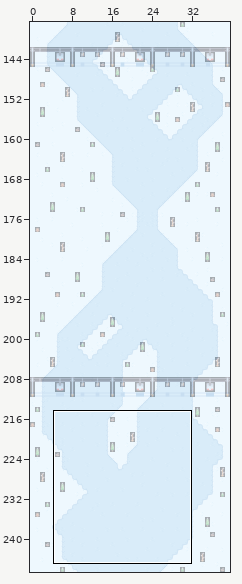
LDtk project -- ski.ldtk. The first picture is a wide view before the edit; the outline marks the close-up.
Close-up. Earlier state:
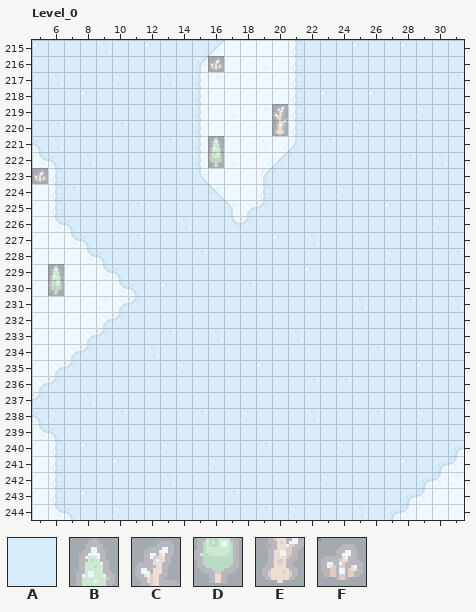
Cells are 16x16 px. Shown: Level_0 x 5..31, y 215..244. The commit also changed other parts of the map, which this record leaves out.
Key: from "SkiTiles": A 0, B 6, C 7, D 18, E 19, F 31.
_ is an empty cell.
Layers that did not change in this view are not listed.
Layer "Layer_1" before, first column x 5:
215 AAAAAAAAAAAAAAAAAAAAAAAAAAA
216 AAAAAAAAAAAFAAAAAAAAAAAAAAA
217 AAAAAAAAAAAAAAAAAAAAAAAAAAA
218 AAAAAAAAAAAAAAAAAAAAAAAAAAA
219 AAAAAAAAAAAAAAACAAAAAAAAAAA
220 AAAAAAAAAAAAAAAEAAAAAAAAAAA
221 AAAAAAAAAAABAAAAAAAAAAAAAAA
222 AAAAAAAAAAADAAAAAAAAAAAAAAA
223 FAAAAAAAAAAAAAAAAAAAAAAAAAA
224 AAAAAAAAAAAAAAAAAAAAAAAAAAA
225 AAAAAAAAAAAAAAAAAAAAAAAAAAA
226 AAAAAAAAAAAAAAAAAAAAAAAAAAA
227 AAAAAAAAAAAAAAAAAAAAAAAAAAA
228 AAAAAAAAAAAAAAAAAAAAAAAAAAA
229 ABAAAAAAAAAAAAAAAAAAAAAAAAA
230 ADAAAAAAAAAAAAAAAAAAAAAAAAA
231 AAAAAAAAAAAAAAAAAAAAAAAAAAA
232 AAAAAAAAAAAAAAAAAAAAAAAAAAA
233 AAAAAAAAAAAAAAAAAAAAAAAAAAA
234 AAAAAAAAAAAAAAAAAAAAAAAAAAA
235 AAAAAAAAAAAAAAAAAAAAAAAAAAA
236 AAAAAAAAAAAAAAAAAAAAAAAAAAA
237 AAAAAAAAAAAAAAAAAAAAAAAAAAA
238 AAAAAAAAAAAAAAAAAAAAAAAAAAA
239 AAAAAAAAAAAAAAAAAAAAAAAAAAA
240 AAAAAAAAAAAAAAAAAAAAAAAAAAA
241 AAAAAAAAAAAAAAAAAAAAAAAAAAA
242 AAAAAAAAAAAAAAAAAAAAAAAAAAA
243 AAAAAAAAAAAAAAAAAAAAAAAAAAA
244 AAAAAAAAAAAAAAAAAAAAAAAAAAA
New version:
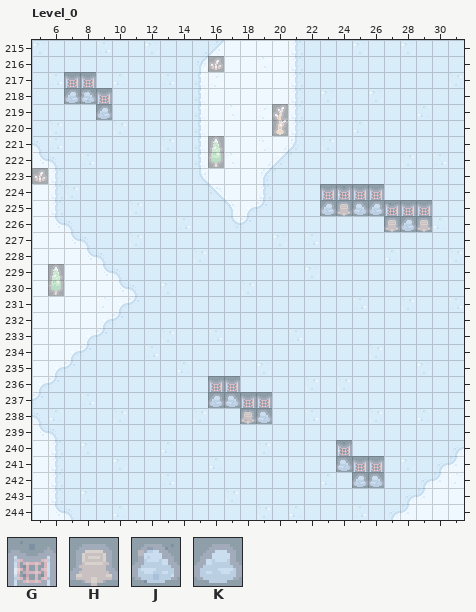
Further tiles: from "SkiTiles": G 10, H 47, J 81, K 81 flipped left-right.
See-through tiles are keyed as they look on the map.
Changes in this commit:
{"where": "layer \"Layer_1\""}
{"y":217,"x":7,"old":"AA","new":"GG"}
{"y":218,"x":7,"old":"AAA","new":"KJG"}
{"y":219,"x":9,"old":"A","new":"K"}
{"y":224,"x":23,"old":"AAAA","new":"GGGG"}
{"y":225,"x":23,"old":"AAAAAAA","new":"KHJKGGG"}
{"y":226,"x":27,"old":"AAA","new":"HKH"}
{"y":236,"x":16,"old":"AA","new":"GG"}
{"y":237,"x":16,"old":"AAAA","new":"KJGG"}
{"y":238,"x":18,"old":"AA","new":"HJ"}
{"y":240,"x":24,"old":"A","new":"G"}
{"y":241,"x":24,"old":"AAA","new":"JGG"}
{"y":242,"x":25,"old":"AA","new":"KJ"}
